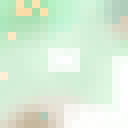
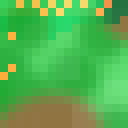
Before/after of a 128x128 layered artwork. What changed in the layer stack:
painted on "Calque 0" over [0, 0, 128, 128]
